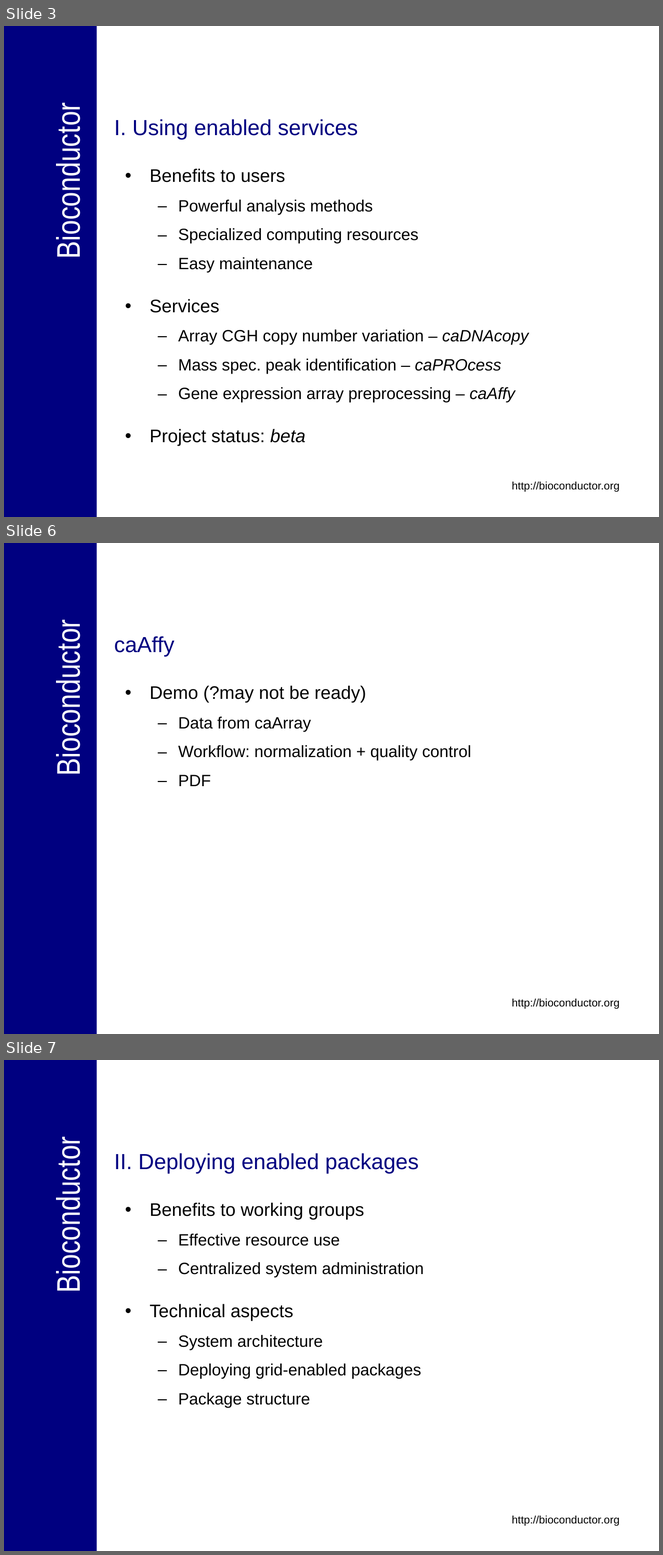
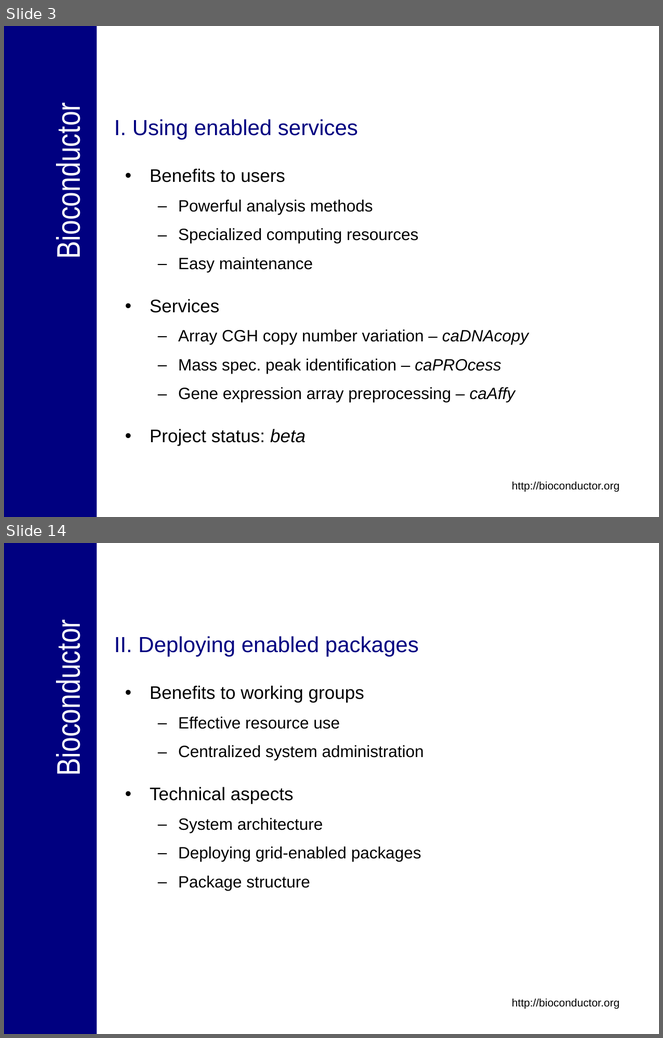
Before and after one commit to NCIP/bioconductor_v1, a slide deck: trunk/bioconductor/Presentations/caBIG_Annual_Meeting_2007_Tech_Demo.ppt. Shown one above the other, each under a label of ours: slides 3, 6 and 7 before the commit, slides 3 and 14 after it; the slides between them are not shown. The pictures are 663x1555 and 663x1038 pixels, drawn with LibreOffice and Linux fonts; fonts in the diff are those of the drawing; background and template pictures are left out. Boxes give left, top, right and bottom in pixels: in the first picture for what was removed or moved away, otherwise in the second. Text is boxed around its words. In the diff, an @@ line names an element or a change of style, - is before the commit and + after.

```diff
--- a/trunk/bioconductor/Presentations/caBIG_Annual_Meeting_2007_Tech_Demo.ppt
+++ b/trunk/bioconductor/Presentations/caBIG_Annual_Meeting_2007_Tech_Demo.ppt
@@ slide 6 removed at bbox=[4, 543, 659, 1034], background #FFFFFF; not listed: 3 template elements that a slide beside it also shows @@
@@ title removed at bbox=[114, 636, 175, 656] @@
-caAffy
@@ text removed at bbox=[150, 685, 471, 786] @@
-• Demo (?may not be ready)
-  – Data from caArray
-  – Workflow: normalization + quality control
-  – PDF
@@ what was slide 7 is now slide 14 @@
```
Also in this commit, not shown: 1 slide changed, 10 slides added, 2 other slides removed.
